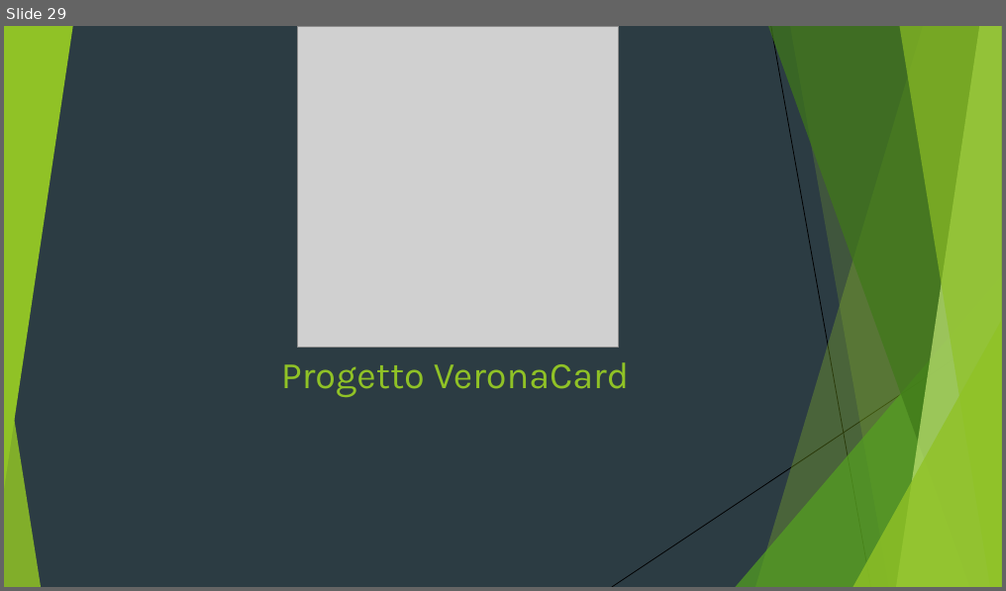
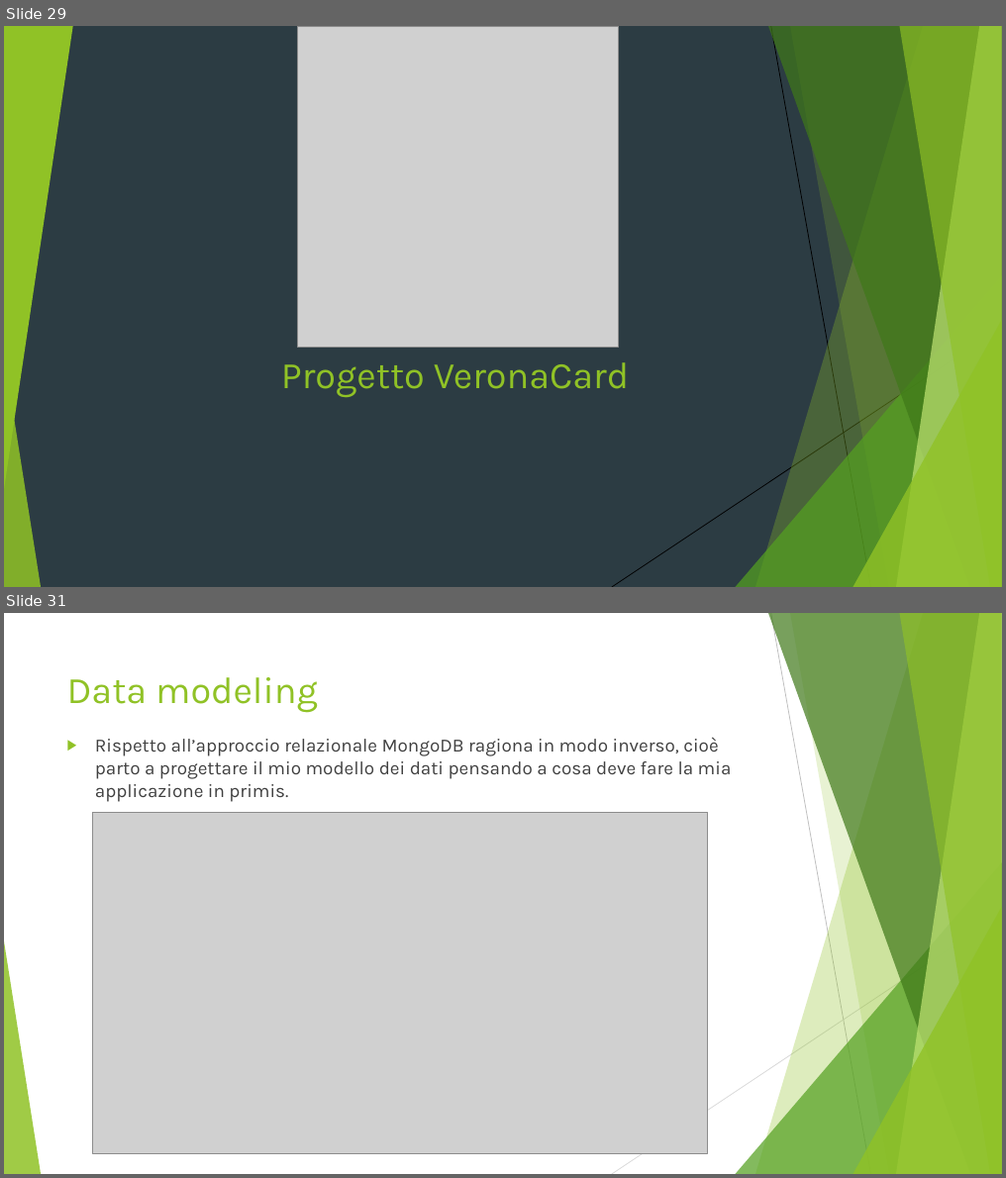
Before and after one commit to Buzzolan/VeronaCardMongoDB, a slide deck: Presentazione_progetto.pptx. Shown one above the other, each under a label of ours: slide 29 before the commit, slides 29 and 31 after it; the slides between them are not shown. The pictures are 1006x591 and 1006x1178 pixels, drawn with LibreOffice and Linux fonts; fonts in the diff are those of the drawing; grey boxes stand for pictures. Boxes give left, top, right and bottom in pixels: in the first picture for what was removed or moved away, otherwise in the second. Text is boxed around its words. In the diff, an @@ line names an element or a change of style, - is before the commit and + after.

Commit message:
dataModel

```diff
--- a/Presentazione_progetto.pptx
+++ b/Presentazione_progetto.pptx
@@ slide 31 added at (4,613,1002,1174), background #FFFFFF; not listed: 8 template elements that a slide beside it also shows @@
@@ line added from (771, 613) to (871, 1174), #BFBFBF 0.75 pt @@
@@ title added at (67,677,318,713), 36 pt, text #90C226 @@
+Data modeling
@@ text added at (95,737,732,802), 18 pt, text #404040 @@
+▶ Rispetto all’approccio relazionale MongoDB ragiona in modo inverso, cioè parto a progettare il mio modello dei dati pensando a cosa deve fare la mia applicazione in primis.
@@ picture added at (92,812,707,1155) @@
@@ line added from (1002, 915) to (612, 1174), #D9D9D9 0.75 pt @@
```
Also in this commit, not shown: 1 slide changed, 3 other slides added, 3 other files.
